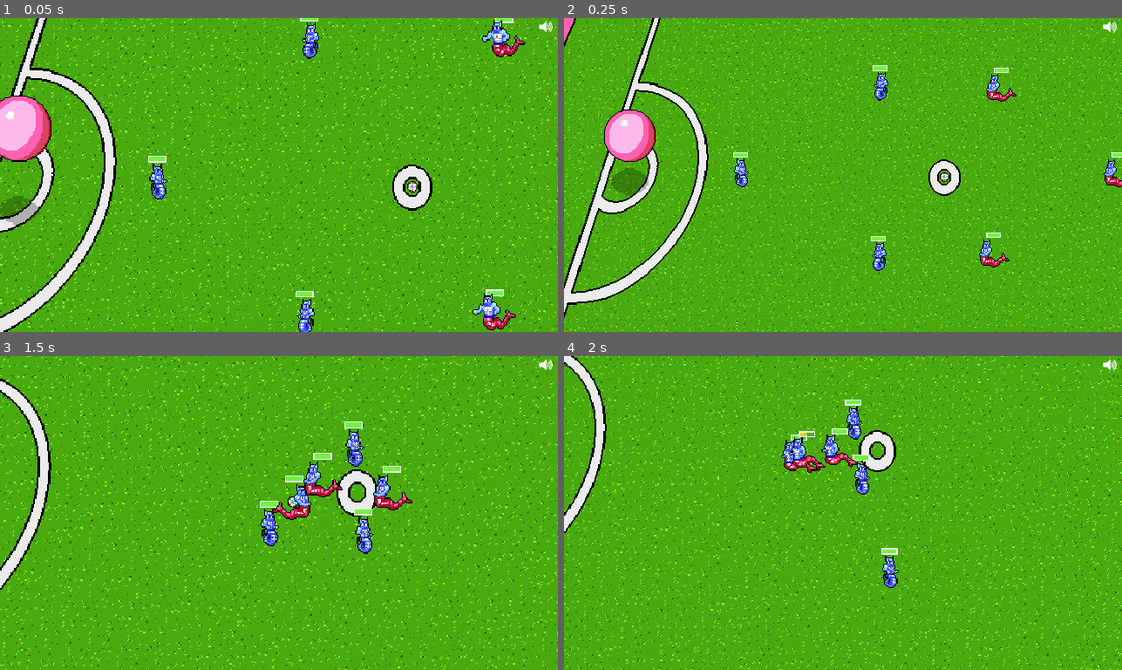
Above: before the commit, frames 1-4 (two rows, left to right).
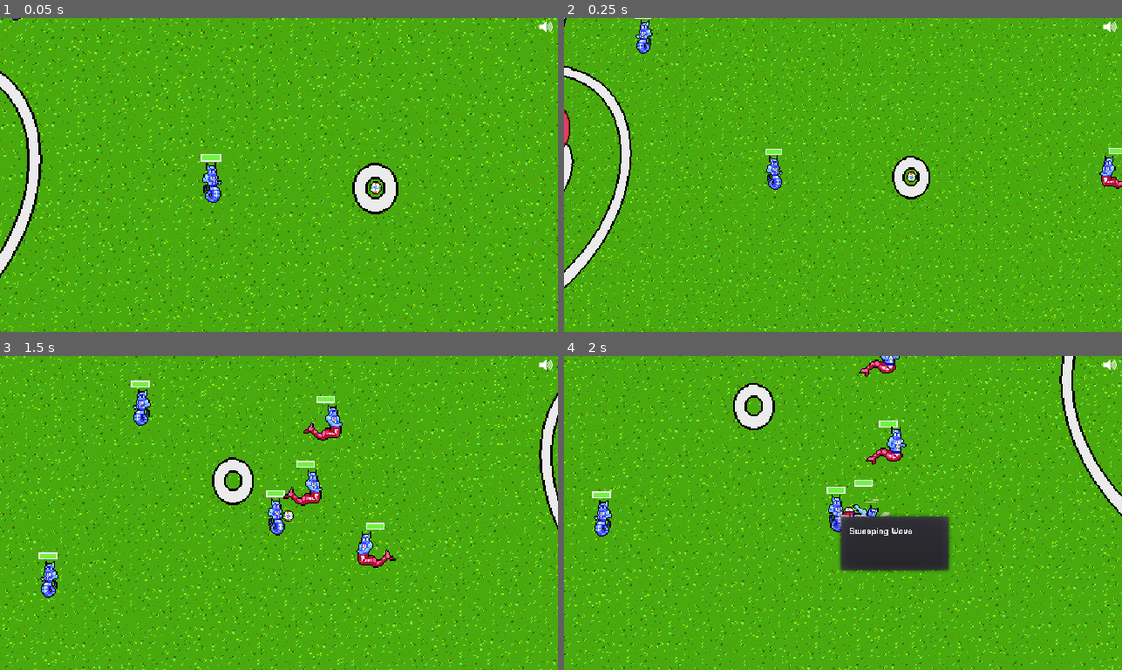
Above: after the commit, the same moments.

Repository: gamkedo-la/Elementaball
Game: Godot game, scene res://Node2D.tscn
Same seed, same stepped clock (60 frames per second), same inputs: the game is played once before the commit and once after it.
Inputs:
- Up to frame 1 (0.05 s): no input
- Up to frame 2 (0.25 s): no input
- Up to frame 3 (1.5 s): hold Right (ui_right) 0.53-1.28 s; hold Down (ui_down) from 1.28 s (still down)
- Up to frame 4 (2 s): keep holding Down (ui_down)

The runs differ from the first frame. In frame 1, 21% of the frame differs, in the area x 0-100%, y 0-100%; in frame 2, 21%; in frame 3, 19%; in frame 4, 21%.

Commit message:
Fixed passing AI

Diff:
--- a/Field and Equipment/Ball.gd
+++ b/Field and Equipment/Ball.gd
@@ -286,7 +286,6 @@
 	interceptor.get_node("Health Bar").update_healthbar(interceptor.HP)
 	kicking = false
 	SceneController.emit_signal("inPossession", interceptor)
-	interceptor.intercepting = false
 
 func _on_TackleMenu_id_pressed(id):
 	AudioQueen.emit_signal("playSound", menuAbilities[id].sound)
--- a/Node2D.tscn
+++ b/Node2D.tscn
@@ -47,7 +47,7 @@
 [node name="Player" parent="." groups=[
 "player_team",
 ] instance=ExtResource( 1 )]
-position = Vector2( -66.992, 63.1879 )
+position = Vector2( 30.116, 64.0788 )
 controlling = true
 inPossession = true
 fieldPosition = "PlayerCenter"
@@ -59,7 +59,7 @@
 [node name="Player2" parent="." groups=[
 "player_team",
 ] instance=ExtResource( 1 )]
-position = Vector2( 63.3513, -69.4719 )
+position = Vector2( -131.756, -84.6172 )
 fieldPosition = "PlayerLeft"
 starting_stats = ExtResource( 10 )
 
@@ -69,7 +69,7 @@
 [node name="Player3" parent="." groups=[
 "player_team",
 ] instance=ExtResource( 1 )]
-position = Vector2( 58.5892, 190.068 )
+position = Vector2( -221.153, 231.049 )
 fieldPosition = "PlayerRight"
 starting_stats = ExtResource( 10 )
 
@@ -145,7 +145,7 @@
 [node name="Enemy3" parent="." groups=[
 "enemy_team",
 ] instance=ExtResource( 4 )]
-position = Vector2( 236.524, 189.648 )
+position = Vector2( 526.957, 213.702 )
 fieldPosition = "EnemyLeft"
 starting_stats = ExtResource( 10 )
 
@@ -155,7 +155,7 @@
 [node name="Enemy2" parent="." groups=[
 "enemy_team",
 ] instance=ExtResource( 4 )]
-position = Vector2( 244.682, -68.4794 )
+position = Vector2( 443.352, -77.3884 )
 fieldPosition = "EnemyRight"
 starting_stats = ExtResource( 10 )
 
--- a/Players/AIPlayer.gd
+++ b/Players/AIPlayer.gd
@@ -22,6 +22,7 @@
 var myTeam
 export var controlling = false
 export var inPossession = false
+var possessionPosition
 var go2Secondary = false #Has receivers alternate between a primary and secondary position
 var timer
 
@@ -143,14 +144,14 @@
 
 func pass_and_shoot():
 	var distance2Goal = position.distance_to(myGoal.position)
-	if distance2Goal >= 300:
-		destination = Vector2(myGoal.position.x, self.position.y)
-		velocity = (destination-self.position).normalized()*speed
-	elif distance2Goal < 300 and distance2Goal > 200:
+	var distanceFromPossession = possessionPosition.distance_to(self.position)
+	if distance2Goal > 200 and distanceFromPossession >= 150:
 		try_pass()
 	elif distance2Goal <= 200:
 		try_kick()
 
+	destination = Vector2(myGoal.position.x, self.position.y)
+	velocity = (destination-self.position).normalized()*speed
 	check_and_slide()
 
 func get_in_position():
@@ -189,6 +190,7 @@
 func set_possession(player):
 	if player == self:
 		inPossession = true
+		possessionPosition = self.position
 	else:
 		inPossession = false
 
@@ -199,6 +201,7 @@
 		else:
 			onDefense = false
 			onOffense = true
+			intercepting = false
 	else:
 		onDefense = false
 		onOffense = false
